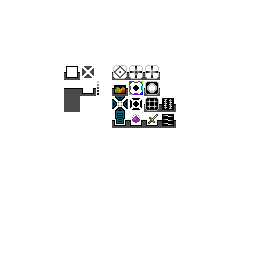
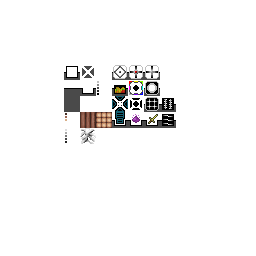
Layered file, before and after one edit (256 x 256). Changes by layer:
renamed "machine_base_sheet.psd" to "Ebene 16", painted on it over bbox(65, 112, 112, 144)
